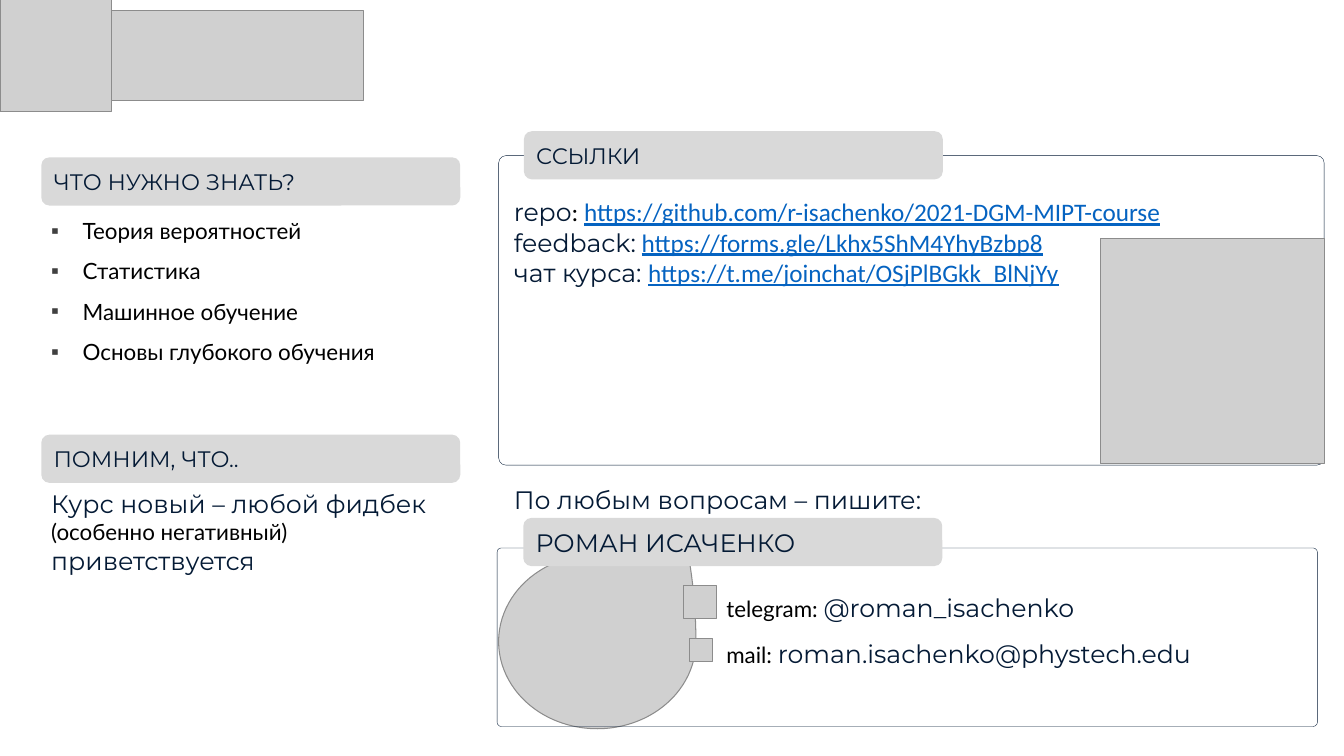
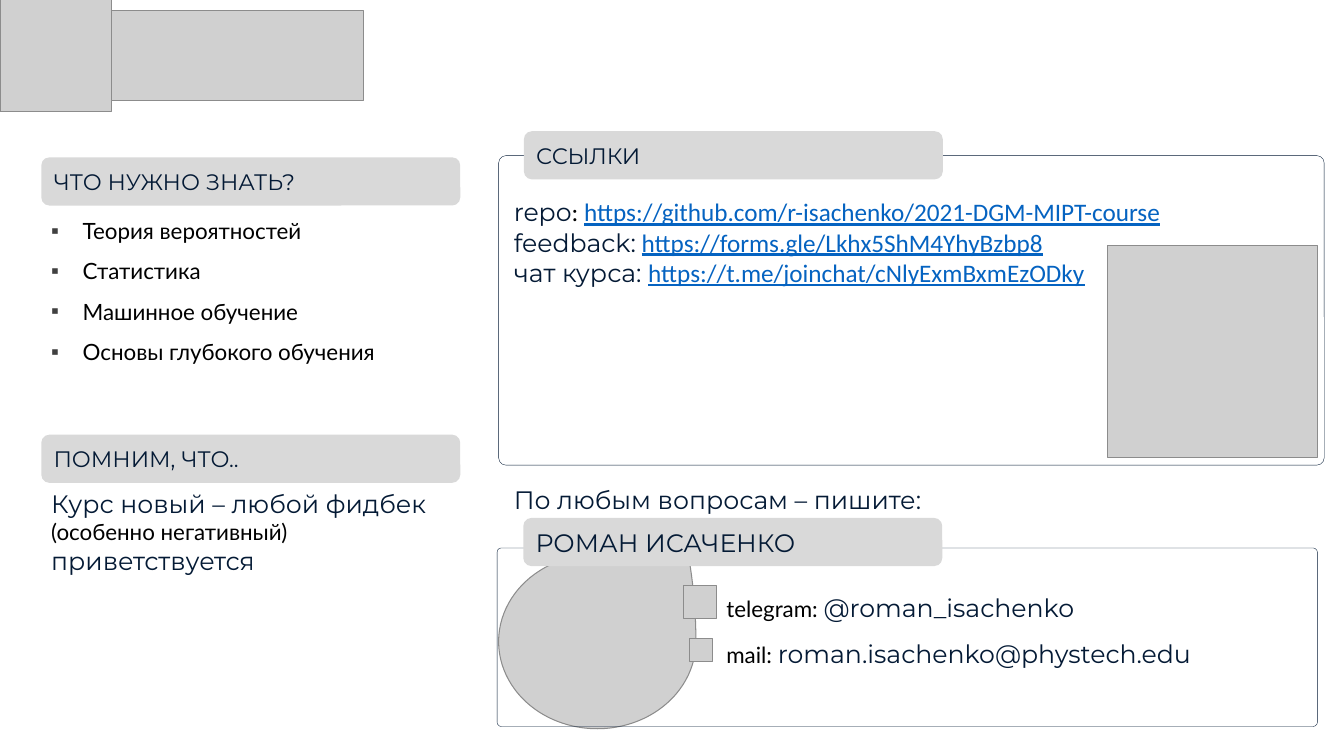
Before and after one commit to r-isachenko/2021-DGM-MIPT-course, a slide deck: slide 5 of lectures/intro.pptx. Drawn at 1344x756 pixels with LibreOffice and Linux fonts; fonts in the diff are those of the drawing; grey boxes stand for pictures. Boxes give left, top, right and bottom in pixels: in the first picture for what was removed or moved away, otherwise in the second. Text is boxed around its words. In the diff, an @@ line names an element or a change of style, - is before the commit and + after.

Commit message:
lecture1 updated

```diff
--- a/lectures/intro.pptx
+++ b/lectures/intro.pptx
@@ text at (514, 264, 1084, 287): text changed @@
-чат курса: https://t.me/joinchat/OSjPlBGkk_BlNjYy
+чат курса: https://t.me/joinchat/cNlyExmBxmEzODky
@@ picture: place and size @@
-picture at (1101, 239, 1325, 465)
+picture at (1107, 245, 1317, 457)
```
Also in this commit, not shown: 44 other files.
